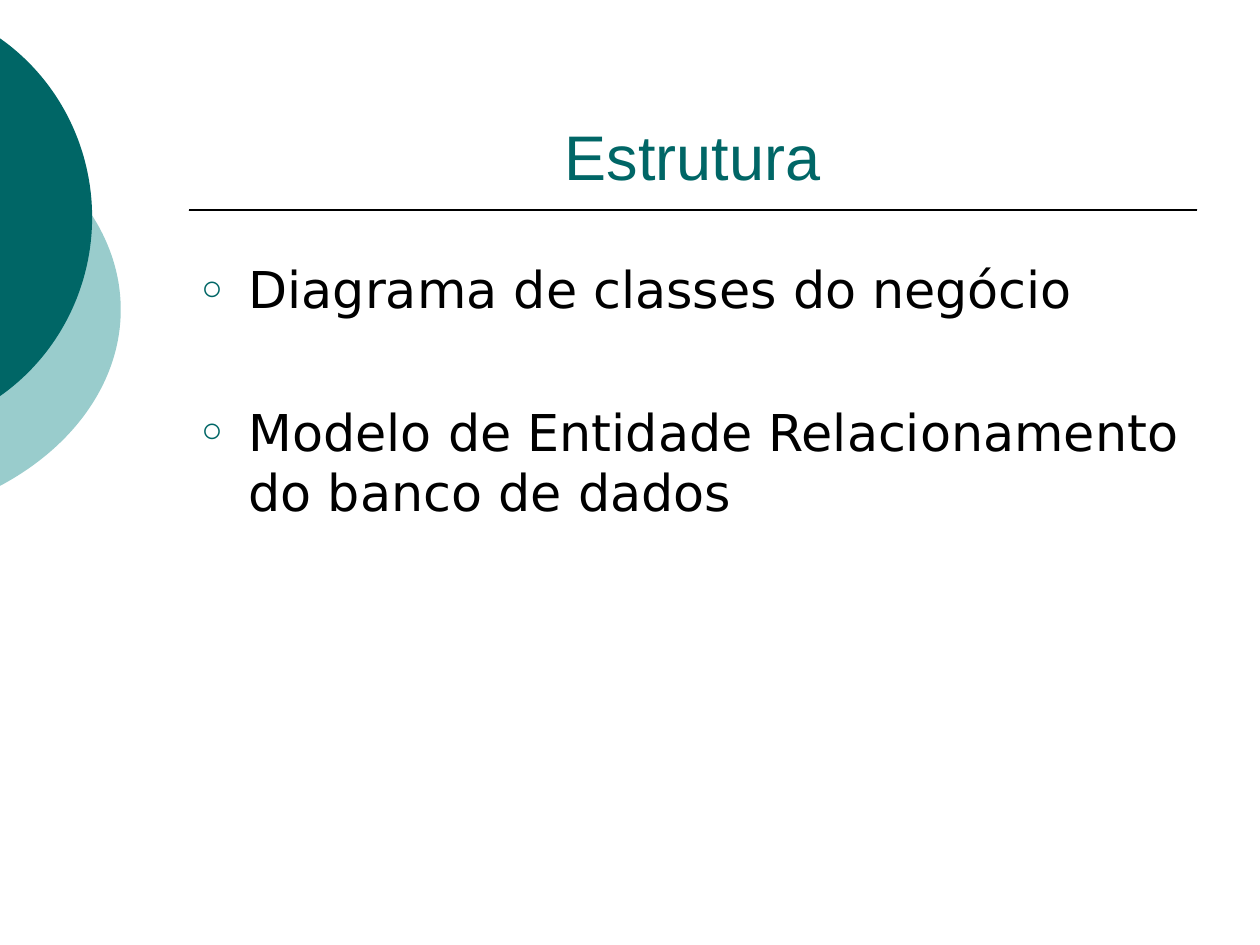
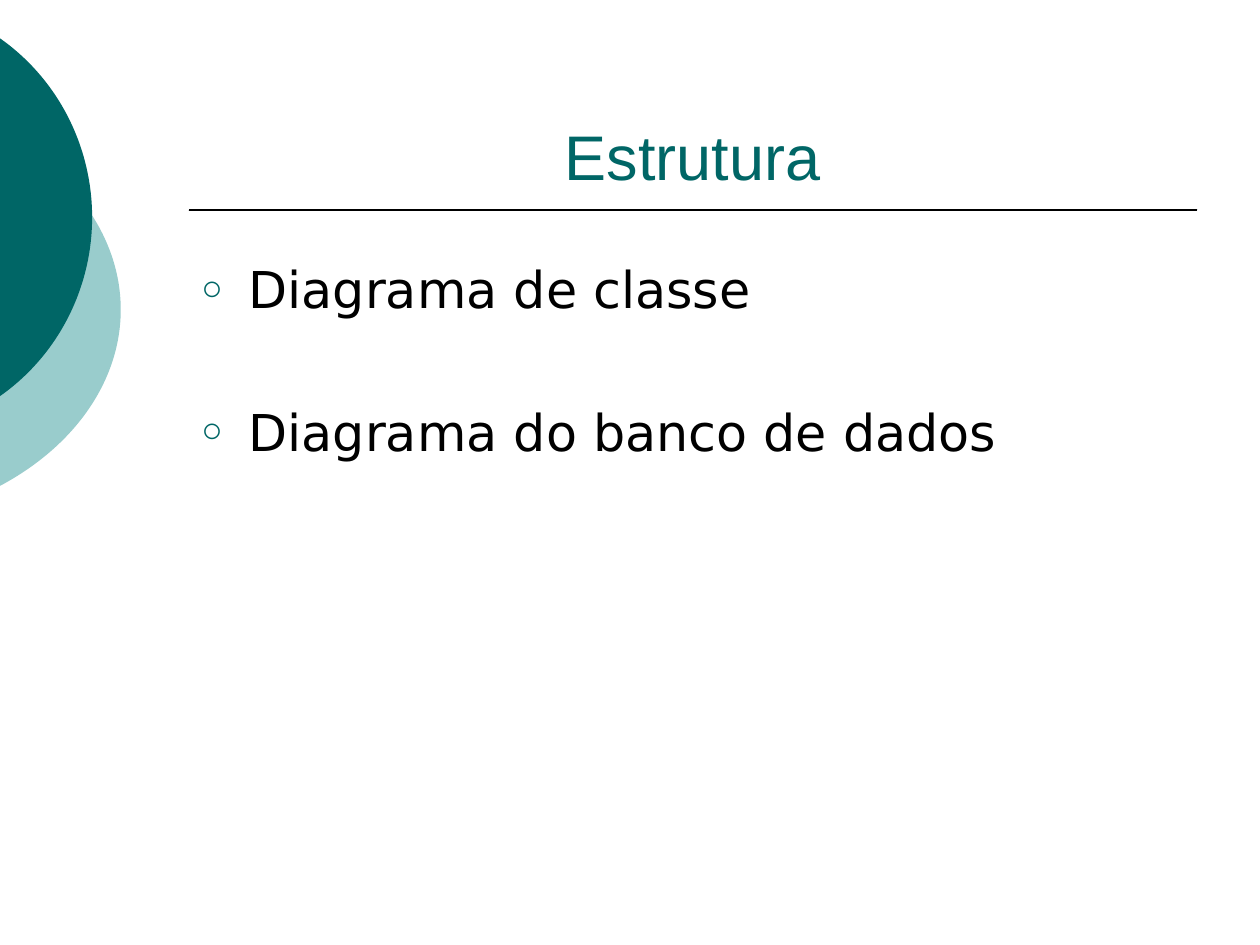
Before and after one commit to RVBF/pharmabook, a slide deck: slide 19 of doc/p2/TCC-P2.pptx (slide 18 before the commit). Drawn at 1260x945 pixels with LibreOffice and Linux fonts; fonts in the diff are those of the drawing. Boxes give left, top, right and bottom in pixels: in the first picture for what was removed or moved away, otherwise in the second. Text is boxed around its words. In the diff, an @@ line names an element or a change of style, - is before the commit and + after.

```diff
--- a/doc/p2/TCC-P2.pptx
+++ b/doc/p2/TCC-P2.pptx
@@ text at [249, 269, 996, 462]: text changed @@
-○ Diagrama de classes do negócio
-○ Modelo de Entidade Relacionamento do banco de dados
+○ Diagrama de classe
+○ Diagrama do banco de dados
```
Also in this commit, not shown: 3 other slides changed, 1 slide added, 3 other files.
